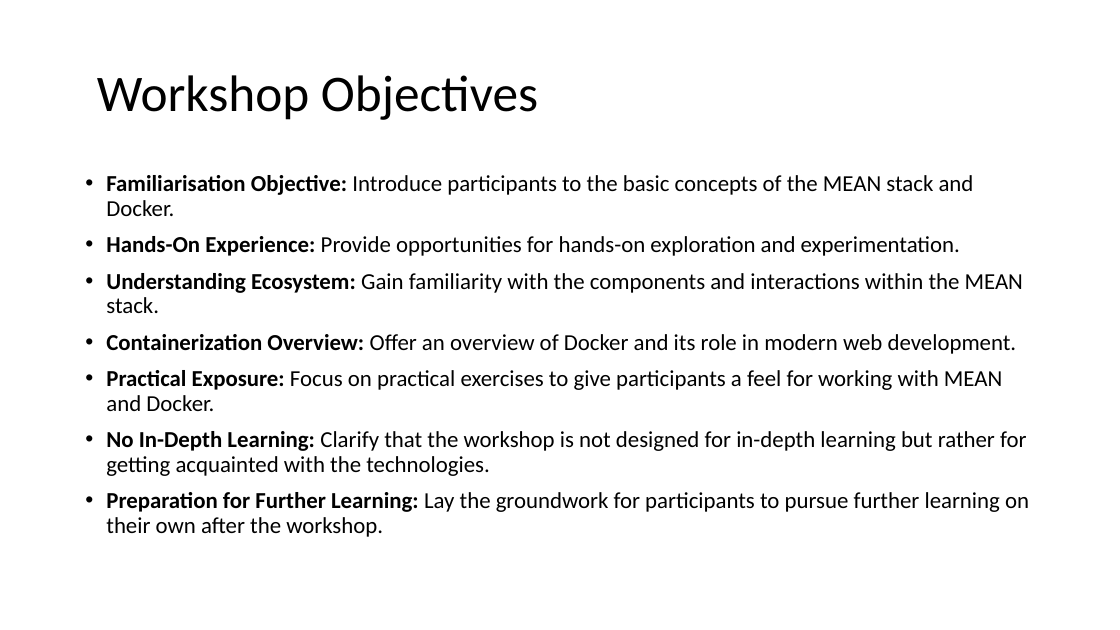
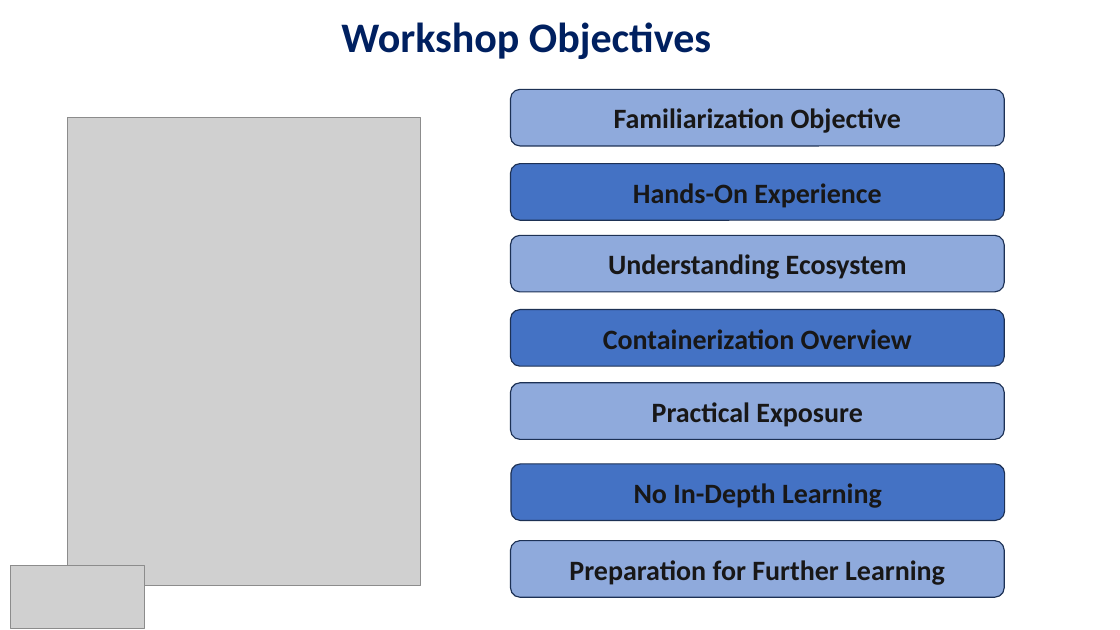
Before and after one commit to AitrichAcademyMeanStack/personal-finance-manager-workshop-ppts, a slide deck: slide 4 of WORKSHOP_INTRO/mean-finance-manager-workshop-intro.pptx. Drawn at 1120x630 pixels with LibreOffice and Linux fonts; fonts in the diff are those of the drawing; grey boxes stand for pictures. Boxes give left, top, right and bottom in pixels: in the first picture for what was removed or moved away, otherwise in the second. Text is boxed around its words. In the diff, an @@ line names an element or a change of style, - is before the commit and + after.

```diff
--- a/WORKSHOP_INTRO/mean-finance-manager-workshop-intro.pptx
+++ b/WORKSHOP_INTRO/mean-finance-manager-workshop-intro.pptx
@@ text "Workshop Objectives": place and size @@
-text "Workshop Objectives" at [97,75,538,120]
+text "Workshop Objectives" at [341,22,711,59]
@@ text "Workshop Objectives" at [341,22,711,59]: size 44 to 36 pt, text colour #000000 to #002060, bold on; line spacing 0.9 to 1; vertical alignment middle to top @@
@@ rounded rectangle added at [511,89,1005,145], fill #8FAADC, outline #1E3256 1 pt, 24 pt, text #181717, bold @@
+Familiarization Objective
@@ picture added at [68,118,421,586] @@
@@ text removed at [106,175,1029,537] @@
-• Familiarisation Objective: Introduce participants to the basic concepts of the MEAN stack and Docker.
-• Hands-On Experience: Provide opportunities for hands-on exploration and experimentation.
-• Understanding Ecosystem: Gain familiarity with the components and interactions within the MEAN stack.
-• Containerization Overview: Offer an overview of Docker and its role in modern web development.
-• Practical Exposure: Focus on practical exercises to give participants a feel for working with MEAN and Docker.
-• No In-Depth Learning: Clarify that the workshop is not designed for in-depth learning but rather for getting acquainted with the technologies.
-• Preparation for Further Learning: Lay the groundwork for participants to pursue further learning on their own after the workshop.
@@ rounded rectangle added at [511,164,1005,220], fill #4472C4, outline #1E3256 1 pt, 24 pt, text #181717, bold @@
+Hands-On Experience
@@ rounded rectangle added at [511,235,1005,292], fill #8FAADC, outline #1E3256 1 pt, 24 pt, text #181717, bold @@
+Understanding Ecosystem
@@ rounded rectangle added at [511,310,1005,366], fill #4472C4, outline #1E3256 1 pt, 24 pt, text #181717, bold @@
+Containerization Overview
@@ rounded rectangle added at [511,383,1005,439], fill #8FAADC, outline #1E3256 1 pt, 24 pt, text #181717, bold @@
+Practical Exposure
@@ rounded rectangle added at [511,464,1005,520], fill #4472C4, outline #1E3256 1 pt, 24 pt, text #181717, bold @@
+No In-Depth Learning
@@ picture added at [11,565,145,628] @@
@@ rounded rectangle added at [511,541,1005,597], fill #8FAADC, outline #1E3256 1 pt, 24 pt, text #181717, bold @@
+Preparation for Further Learning
```
Also in this commit, not shown: 12 other slides changed, 1 other file.
